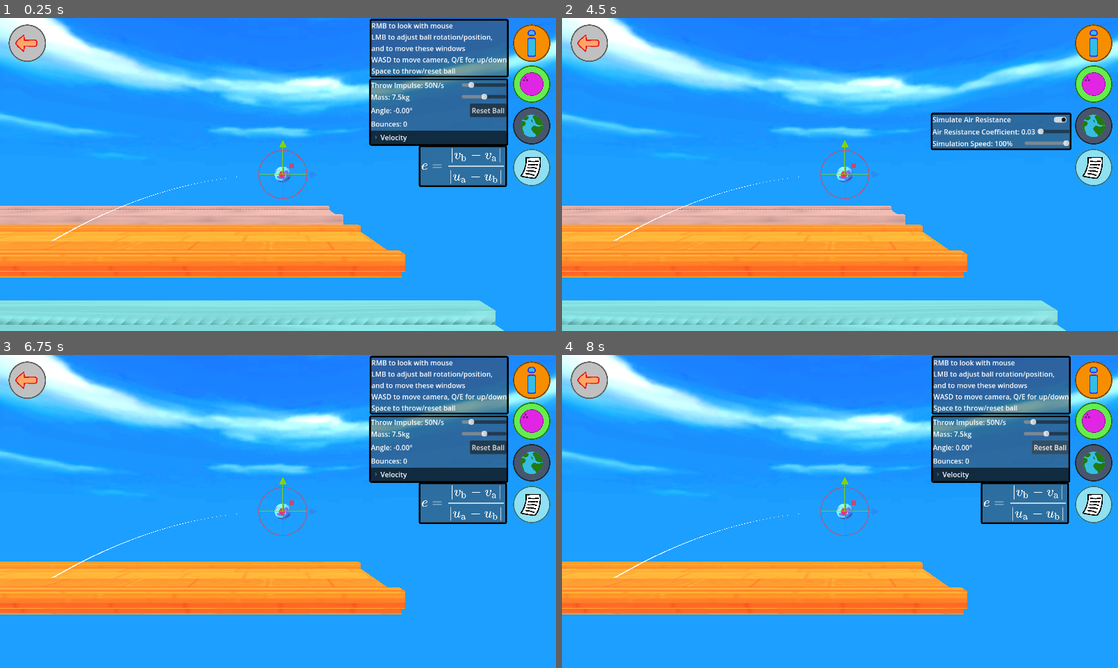
Above: before the commit, frames 1-4 (two rows, left to right).
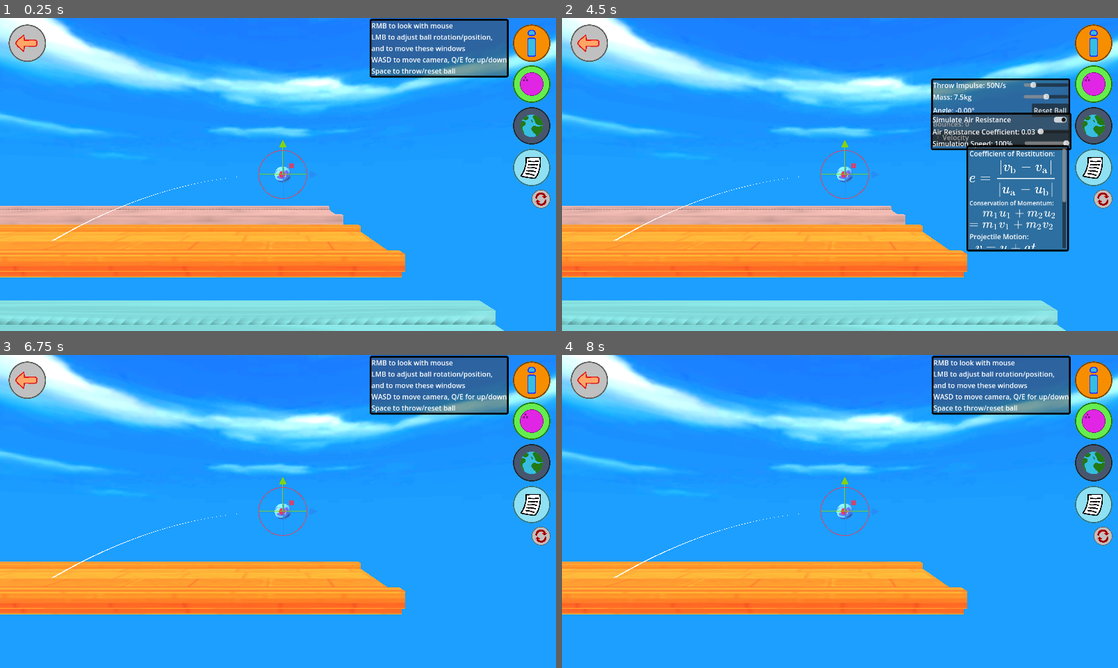
Above: after the commit, the same moments.

Repository: ErythiaSea/CMP400-PhET
Game: Godot game, scene res://Scenes/bowlingEnv.tscn
Same seed, same stepped clock (60 frames per second), same inputs: the game is played once before the commit and once after it.
Inputs (mouse positions are in pixels of both pictures, inside the frame that each line leads up to):
- Up to frame 1 (0.25 s): no input
- Up to frame 2 (4.5 s): click (1101, 199) at 0.52 s; click (1095, 43) at 1.25 s; click (1095, 83) at 2 s; click (1095, 127) at 2.75 s; click (1062, 118) at 3.5 s; click (1095, 168) at 4.25 s
- Up to frame 3 (6.75 s): click (27, 380) at 5 s; click "Play!" at 5.75 s; click "Projectile Motion" at 6.5 s
- Up to frame 4 (8 s): click (1051, 448) at 7.25 s, where only the run before the commit has a clickable "Reset Ball"

The runs differ from the first frame. In frame 1, 7.7% of the frame differs, in the area x 66-99%, y 19-61%; in frame 2, 11%, in the area x 66-99%, y 19-75%; in frame 3, 7.7%; in frame 4, 7.7%.

Commit message:
more formulae and reset button

Diff:
--- a/Scenes/bowlingEnv.tscn
+++ b/Scenes/bowlingEnv.tscn
@@ -19,8 +19,11 @@
 [ext_resource type="Texture2D" uid="uid://t0hh0d5dd3g5" path="res://GFX/ball_button.png" id="15_ir75a"]
 [ext_resource type="Texture2D" uid="uid://dkawvdfyptwev" path="res://GFX/world_button.png" id="16_f10g4"]
 [ext_resource type="Texture2D" uid="uid://wrn2ch2l71nh" path="res://GFX/formulae/cor.png" id="16_idct1"]
+[ext_resource type="Texture2D" uid="uid://bpn8upbcv2lgd" path="res://GFX/formulae/suvat.png" id="17_0liue"]
 [ext_resource type="Texture2D" uid="uid://c6rayo87as3ny" path="res://GFX/paper_button.png" id="17_idct1"]
+[ext_resource type="Texture2D" uid="uid://dg2viabvy562a" path="res://GFX/formulae/cons_momentum.png" id="17_p1fxj"]
 [ext_resource type="Texture2D" uid="uid://b4ixases7qjlv" path="res://GFX/back_button.png" id="18_0liue"]
+[ext_resource type="Texture2D" uid="uid://dh25x1koml73p" path="res://GFX/reset_button.png" id="23_insud"]
 
 [sub_resource type="PanoramaSkyMaterial" id="PanoramaSkyMaterial_hymiy"]
 panorama = ExtResource("1_deeac")
@@ -277,10 +280,12 @@
 Space to throw/reset ball"
 
 [node name="BallPanel" type="PanelContainer" parent="GUIRoot"]
+visible = false
 offset_left = 850.0
 offset_top = 139.0
 offset_right = 1170.0
 offset_bottom = 234.0
+size_flags_vertical = 3
 theme_override_styles/panel = ExtResource("14_f10g4")
 script = ExtResource("15_idct1")
 
@@ -415,10 +420,11 @@
 value = 1.0
 
 [node name="FormulaPanel" type="PanelContainer" parent="GUIRoot"]
-offset_left = 964.0
+visible = false
+offset_left = 931.0
 offset_top = 293.0
 offset_right = 1167.159
-offset_bottom = 389.0
+offset_bottom = 537.0
 theme_override_styles/panel = ExtResource("14_f10g4")
 script = ExtResource("15_idct1")
 
@@ -429,13 +435,52 @@
 theme_override_constants/margin_right = 3
 theme_override_constants/margin_bottom = 3
 
-[node name="CORFormula" type="TextureRect" parent="GUIRoot/FormulaPanel/MarginContainer"]
-layout_mode = 2
-tooltip_text = "e = Coefficient of Restitution
-v = final velocity
-u = initial velocity"
+[node name="ScrollContainer" type="ScrollContainer" parent="GUIRoot/FormulaPanel/MarginContainer"]
+layout_mode = 2
+
+[node name="HBoxContainer" type="VBoxContainer" parent="GUIRoot/FormulaPanel/MarginContainer/ScrollContainer"]
+layout_mode = 2
+
+[node name="CORLabel" type="Label" parent="GUIRoot/FormulaPanel/MarginContainer/ScrollContainer/HBoxContainer"]
+layout_mode = 2
+text = "Coefficient of Restitution:"
+
+[node name="CORFormula" type="TextureRect" parent="GUIRoot/FormulaPanel/MarginContainer/ScrollContainer/HBoxContainer"]
+layout_mode = 2
+tooltip_text = "e = coefficient of restitution
+v = final velocity (m/s)
+u = initial velocity (m/s)"
 texture = ExtResource("16_idct1")
-expand_mode = 3
+expand_mode = 5
+stretch_mode = 4
+
+[node name="CMLabel" type="Label" parent="GUIRoot/FormulaPanel/MarginContainer/ScrollContainer/HBoxContainer"]
+layout_mode = 2
+theme_override_font_sizes/font_size = 14
+text = "Conservation of Momentum:"
+
+[node name="CORFormula2" type="TextureRect" parent="GUIRoot/FormulaPanel/MarginContainer/ScrollContainer/HBoxContainer"]
+layout_mode = 2
+tooltip_text = "m = mass (kg)
+u = initial velocity (m/s)
+v = final velocity (m/s)"
+texture = ExtResource("17_p1fxj")
+expand_mode = 5
+stretch_mode = 4
+
+[node name="PMLabel" type="Label" parent="GUIRoot/FormulaPanel/MarginContainer/ScrollContainer/HBoxContainer"]
+layout_mode = 2
+text = "Projectile Motion:"
+
+[node name="SUVATFormulae" type="TextureRect" parent="GUIRoot/FormulaPanel/MarginContainer/ScrollContainer/HBoxContainer"]
+layout_mode = 2
+tooltip_text = "s = displacement (m)
+u = initial velocity (m/s)
+v = final velocity (m/s)
+a = acceleration (m/s²)
+t = time (s)"
+texture = ExtResource("17_0liue")
+expand_mode = 5
 stretch_mode = 4
 
 [node name="InfoButton" type="TextureButton" parent="GUIRoot"]
@@ -447,6 +492,7 @@
 offset_right = -13.0
 offset_bottom = 102.0
 grow_horizontal = 0
+tooltip_text = "Controls"
 focus_mode = 0
 texture_normal = ExtResource("14_glwuy")
 ignore_texture_size = true
@@ -461,6 +507,7 @@
 offset_right = -13.0
 offset_bottom = 196.0
 grow_horizontal = 0
+tooltip_text = "Ball data/settings"
 focus_mode = 0
 texture_normal = ExtResource("15_ir75a")
 ignore_texture_size = true
@@ -475,6 +522,7 @@
 offset_right = -13.0
 offset_bottom = 292.0
 grow_horizontal = 0
+tooltip_text = "World settings"
 focus_mode = 0
 texture_normal = ExtResource("16_f10g4")
 ignore_texture_size = true
@@ -489,8 +537,24 @@
 offset_right = -13.0
 offset_bottom = 388.0
 grow_horizontal = 0
+tooltip_text = "Formula sheet"
 focus_mode = 0
 texture_normal = ExtResource("17_idct1")
+ignore_texture_size = true
+stretch_mode = 4
+
+[node name="ResetWindowsButton" type="TextureButton" parent="GUIRoot"]
+anchors_preset = 1
+anchor_left = 1.0
+anchor_right = 1.0
+offset_left = -56.0
+offset_top = 395.0
+offset_right = -13.0
+offset_bottom = 438.5
+grow_horizontal = 0
+tooltip_text = "Reset window positions"
+focus_mode = 0
+texture_normal = ExtResource("23_insud")
 ignore_texture_size = true
 stretch_mode = 4
 
@@ -499,6 +563,7 @@
 offset_top = 15.0
 offset_right = 106.0
 offset_bottom = 102.0
+tooltip_text = "Back to main menu"
 focus_mode = 0
 texture_normal = ExtResource("18_0liue")
 ignore_texture_size = true
@@ -511,4 +576,5 @@
 [connection signal="pressed" from="GUIRoot/BallButton" to="GUIRoot" method="_on_ball_button_pressed"]
 [connection signal="pressed" from="GUIRoot/WorldButton" to="GUIRoot" method="_on_world_button_pressed"]
 [connection signal="pressed" from="GUIRoot/EquationButton" to="GUIRoot" method="_on_equation_button_pressed"]
+[connection signal="pressed" from="GUIRoot/ResetWindowsButton" to="GUIRoot" method="_on_reset_windows_button_pressed"]
 [connection signal="pressed" from="GUIRoot/BackButton" to="GUIRoot" method="_on_back_button_pressed"]
--- a/Scenes/gui_root.gd
+++ b/Scenes/gui_root.gd
@@ -19,6 +19,7 @@
 @export var ball_panel: PanelContainer
 @export var world_panel: PanelContainer
 @export var equation_panel: PanelContainer
+var panel_init_pos: Array[Vector2]
 
 # Called when the node enters the scene tree for the first time.
 func _ready() -> void:
@@ -27,6 +28,11 @@
 	if (mass_slider):
 		mass_slider.value_changed.connect(_on_mass_slider_value_changed)
 	push_strength_slider.value_changed.connect(_on_ps_slider_value_changed)
+
+	panel_init_pos.append(ctrl_panel.position)
+	panel_init_pos.append(ball_panel.position)
+	panel_init_pos.append(world_panel.position)
+	panel_init_pos.append(equation_panel.position)
 	pass # Replace with function body.
 
 # holy hardcoding batman!
@@ -76,3 +82,9 @@
 
 func _on_back_button_pressed() -> void:
 	get_tree().change_scene_to_file(GameManager.MAIN_MENU_SCENE)
+
+func _on_reset_windows_button_pressed() -> void:
+	ctrl_panel.position = panel_init_pos[0]
+	ball_panel.position = panel_init_pos[1]
+	world_panel.position = panel_init_pos[2]
+	equation_panel.position = panel_init_pos[3]
Binary file added: GFX/formulae/cons_momentum.png
Not shown, added: GFX/formulae/cons_momentum.png.import
Binary file added: GFX/formulae/suvat.png
Not shown, added: GFX/formulae/suvat.png.import
Binary file added: GFX/reset_button.png
Not shown, added: GFX/reset_button.png.import
Not shown: 1 places in Scenes/bowlingEnv.tscn that only renumber resources
